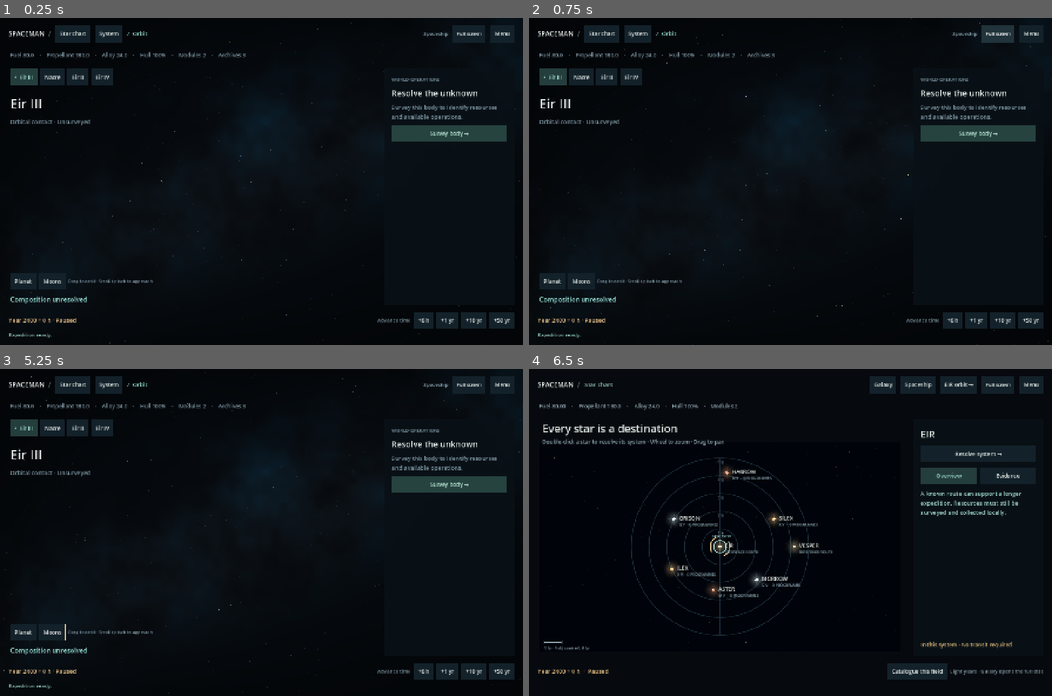
Above: before the commit, frames 1-4 (two rows, left to right).
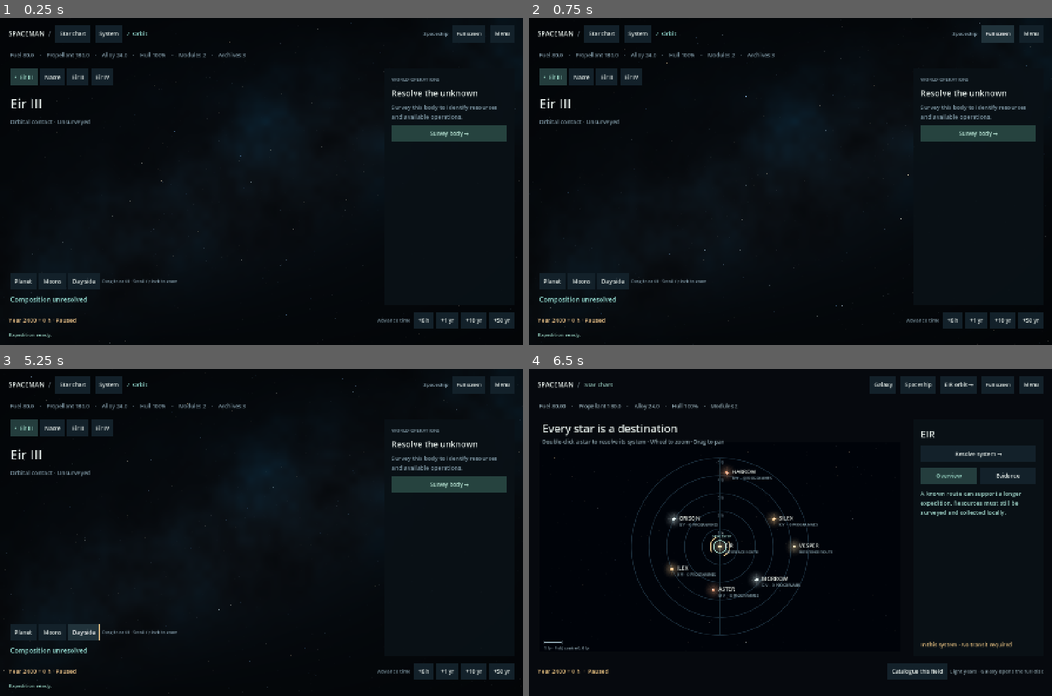
Above: after the commit, the same moments.

Repository: ulfur/spaceman
Game: Godot game, scene res://scenes/main.tscn
Same seed, same stepped clock (60 frames per second), same inputs: the game is played once before the commit and once after it.
Inputs (mouse positions are in pixels of both pictures, inside the frame that each line leads up to):
- Up to frame 1 (0.25 s): no input
- Up to frame 2 (0.75 s): click "Full screen" at 0.5 s
- Up to frame 3 (5.25 s): click "• Eir III" at 1.25 s; click "Nacre" at 2 s; click "Eir III" at 2.75 s; click "Planet" at 3.5 s; click "Moons" at 4.25 s; click (83, 633) at 5 s, where only the run after the commit has a clickable "Day side"
- Up to frame 4 (6.5 s): click "Star chart" at 5.75 s

The runs differ from the first frame. In frame 1, 0.2% of the frame differs, in the area x 13-34%, y 79-83%; in frame 2, 0.2%; in frame 3, 0.4%, in the area x 12-34%, y 78-83%; in frame 4, nothing differs.
Error in both runs: Invalid access to property or key 'root' on a base object of type 'null instance'. (res://scripts/display_controls.gd:32)

Commit message:
Keep inspection attached to moving worlds and make the day side accessible

Diff:
--- a/scripts/celestial_overlay.gd
+++ b/scripts/celestial_overlay.gd
@@ -58,10 +58,13 @@
 			draw_string(font, point + offset, title, HORIZONTAL_ALIGNMENT_LEFT, -1, 14, color)
 			if id == universe.selected: draw_arc(point, maxf(radius + 8.0, 10.0), 0, TAU, 48, Color("eaca92"), 1, true)
 	var ruler := frame.position + Vector2(14, frame.size.y - 26)
+	if universe.mode == "orbit": ruler = frame.position + Vector2(frame.size.x - 180, 14)
 	var width_au: float = universe.distance * 2.0 * tan(deg_to_rad(universe.camera.fov * 0.5)) * 100.0 / frame.size.y
 	draw_line(ruler, ruler + Vector2(100, 0), Color("8ca4ab"), 1, true)
 	for x in [0.0, 100.0]: draw_line(ruler + Vector2(x, -3), ruler + Vector2(x, 3), Color("8ca4ab"), 1, true)
 	draw_string(font, ruler + Vector2(0, 18), Mechanics.distance_text(width_au) + " at focus", HORIZONTAL_ALIGNMENT_LEFT, -1, 11, Color("8ca4ab"))
 	var range_text := "CAMERA RANGE  " + Mechanics.distance_text(universe.distance)
 	var w := font.get_string_size(range_text, HORIZONTAL_ALIGNMENT_LEFT, -1, 11).x
-	draw_string(font, frame.end - Vector2(w + 12, 8), range_text, HORIZONTAL_ALIGNMENT_LEFT, -1, 11, Color("8ca4ab"))
+	var range_at := frame.end - Vector2(w + 12, 8)
+	if universe.mode == "orbit": range_at = Vector2(frame.end.x - w - 12, frame.position.y + 48)
+	draw_string(font, range_at, range_text, HORIZONTAL_ALIGNMENT_LEFT, -1, 11, Color("8ca4ab"))
--- a/scripts/main.gd
+++ b/scripts/main.gd
@@ -88,7 +88,8 @@
 	var camera_controls := UI.row(scene)
 	camera_controls.add_child(UI.button("Planet", view.frame_body, "FramePlanet"))
 	camera_controls.add_child(UI.button("Moons", view.frame_family, "FrameMoons"))
-	camera_controls.add_child(UI.label("Drag to orbit · Scroll / pinch to approach", 12, MUTED))
+	camera_controls.add_child(UI.button("Day side", view.day_side, "DaySide"))
+	camera_controls.add_child(UI.label("Drag to orbit · Scroll / pinch to zoom", 12, MUTED))
 	telemetry = UI.label("", 18, TEAL, true)
 	scene.add_child(telemetry)
 	var inspector := UI.inspector(self)
--- a/scripts/space_view.gd
+++ b/scripts/space_view.gd
@@ -16,10 +16,15 @@
 	else: universe.update_ephemeris(); universe.render_frame()
 
 func frame_body() -> void:
+	universe.tracking = body_id
 	universe.fly(universe.positions[body_id], universe.radii[body_id] * 3.3, universe.direction)
 
 func frame_family() -> void:
 	universe.family_view(body_id)
+
+func day_side() -> void:
+	universe.tracking = body_id
+	universe.fly(universe.positions[body_id], universe.radii[body_id] * 3.3, universe.day_direction(body_id))
 
 func _gui_input(event: InputEvent) -> void:
 	if event is InputEventMouseMotion and event.button_mask & (MOUSE_BUTTON_MASK_MIDDLE | MOUSE_BUTTON_MASK_RIGHT | MOUSE_BUTTON_MASK_LEFT):
--- a/scripts/universe.gd
+++ b/scripts/universe.gd
@@ -158,13 +158,16 @@
 	var system: String = session.expedition.state.bodies[id].system
 	prepare(system)
 	var retain := selected == id and mode in ["orbit", "regions"]
-	selected = id; mode = "regions" if regional else "orbit"; tracking = id
+	selected = id; mode = "regions" if regional else "orbit"
 	if retain:
 		render_frame()
 		return
+	tracking = id
+	fly(positions[id], radii[id] * 3.3, day_direction(id))
+
+func day_direction(id: String) -> Vector3:
 	var sun := Mechanics.sun_direction(session, id, session.elapsed_hours())
-	var inspection := (sun + Vector3(0, 0.30, 0)).normalized().rotated(Vector3.UP, 0.48)
-	fly(positions[id], radii[id] * 3.3, inspection)
+	return (sun + Vector3(0, 0.30, 0)).normalized().rotated(Vector3.UP, 0.48)
 
 func chart_view(center: Vector2, pixels_per_ly: float, first: bool = false) -> void:
 	prepare(session.viewed_system if session.viewed_system != "" else session.expedition.state.system)
@@ -192,12 +195,14 @@
 	var start := focus.duplicate()
 	var start_radius := distance
 	var start_direction := direction
+	var tracked := tracking
 	var duration := clampf(absf(log(radius / distance)) * 0.17 + 0.45, 0.55, 2.4)
 	camera_tween = create_tween()
 	camera_tween.tween_method(func(progress: float):
 		var eased := smoothstep(0.0, 1.0, progress)
 		# Finish lateral motion before the final approach; no crossfade or raster zoom.
-		focus = Mechanics.mix_position(start, at, 1.0 - pow(1.0 - eased, 4.0))
+		var destination: Array = positions[tracked] if tracked != "" and positions.has(tracked) else at
+		focus = Mechanics.mix_position(start, destination, 1.0 - pow(1.0 - eased, 4.0))
 		distance = exp(lerpf(log(start_radius), log(radius), eased))
 		direction = start_direction.slerp(toward, eased).normalized()
 		render_frame()
@@ -210,7 +215,9 @@
 	if not active: return
 	if last_hours != session.elapsed_hours():
 		update_ephemeris()
-		if tracking != "" and not moving() and positions.has(tracking): focus = positions[tracking].duplicate()
+	# HUD refreshes can update the ephemeris before this process callback. Follow
+	# the tracked body every frame, including after discrete year advances.
+	if tracking != "" and not moving() and positions.has(tracking): focus = positions[tracking].duplicate()
 	render_frame()
 
 func normalized_position(at: Array) -> Vector3:
--- a/tests/test_navigation_ui.gd
+++ b/tests/test_navigation_ui.gd
@@ -62,6 +62,15 @@
 	check(universe.project_body("eir_iii").distance_to(universe.project_body("nacre")) > 30, "Approaching the family resolves the real lunar separation")
 	await capture("31-planet-and-moon.png")
 	await click("FramePlanet")
+	while universe.moving(): await process_frame
+	await click("Select_nacre")
+	while universe.moving(): await process_frame
+	await click("FrameMoons")
+	while universe.moving(): await process_frame
+	await click("FramePlanet")
+	while universe.moving(): await process_frame
+	check(universe.project_body("nacre").distance_to(universe.frame.get_center()) < 1.0, "Returning from a lunar family tracks the selected moon, not its parent")
+	await click("Select_eir_iii")
 	while universe.moving(): await process_frame
 	await click("Action_survey")
 	var pose: Transform3D = universe.meshes.eir_iii.transform
--- a/tests/test_ui.gd
+++ b/tests/test_ui.gd
@@ -72,6 +72,12 @@
 	await press("Action_seed")
 	await press("Wait50")
 	check(game.sim.state.bodies.eir_iii.biomass > 0.5, "Pioneer culture still grows")
+	await process_frame
+	var universe := root.get_node("Universe")
+	check(universe.project_body("eir_iii").distance_to(universe.frame.get_center()) < 1.0, "Inspection camera follows the planet after a discrete fifty-year advance")
+	check(universe.meshes.eir_iii.visible, "Planet remains rendered after its orbit advances")
+	await press("DaySide")
+	while universe.moving(): await process_frame
 	await capture("03-first-rain.png")
 	check("ocean world" in game.subtitle.text, "Description reflects the changed world")
 	root.size = Vector2i(1100, 760)
Not shown, changed: docs/physical-space.md
